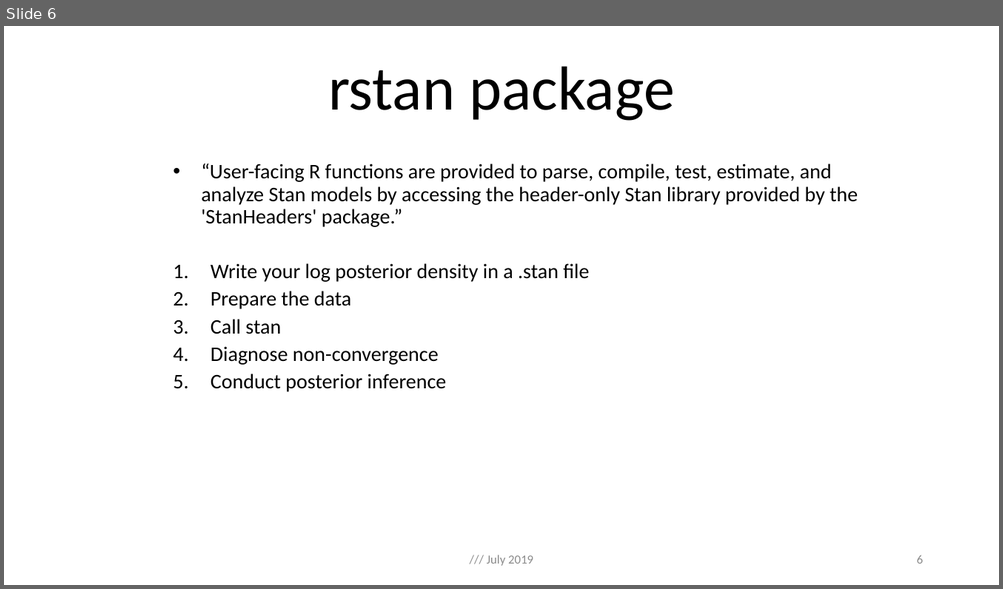
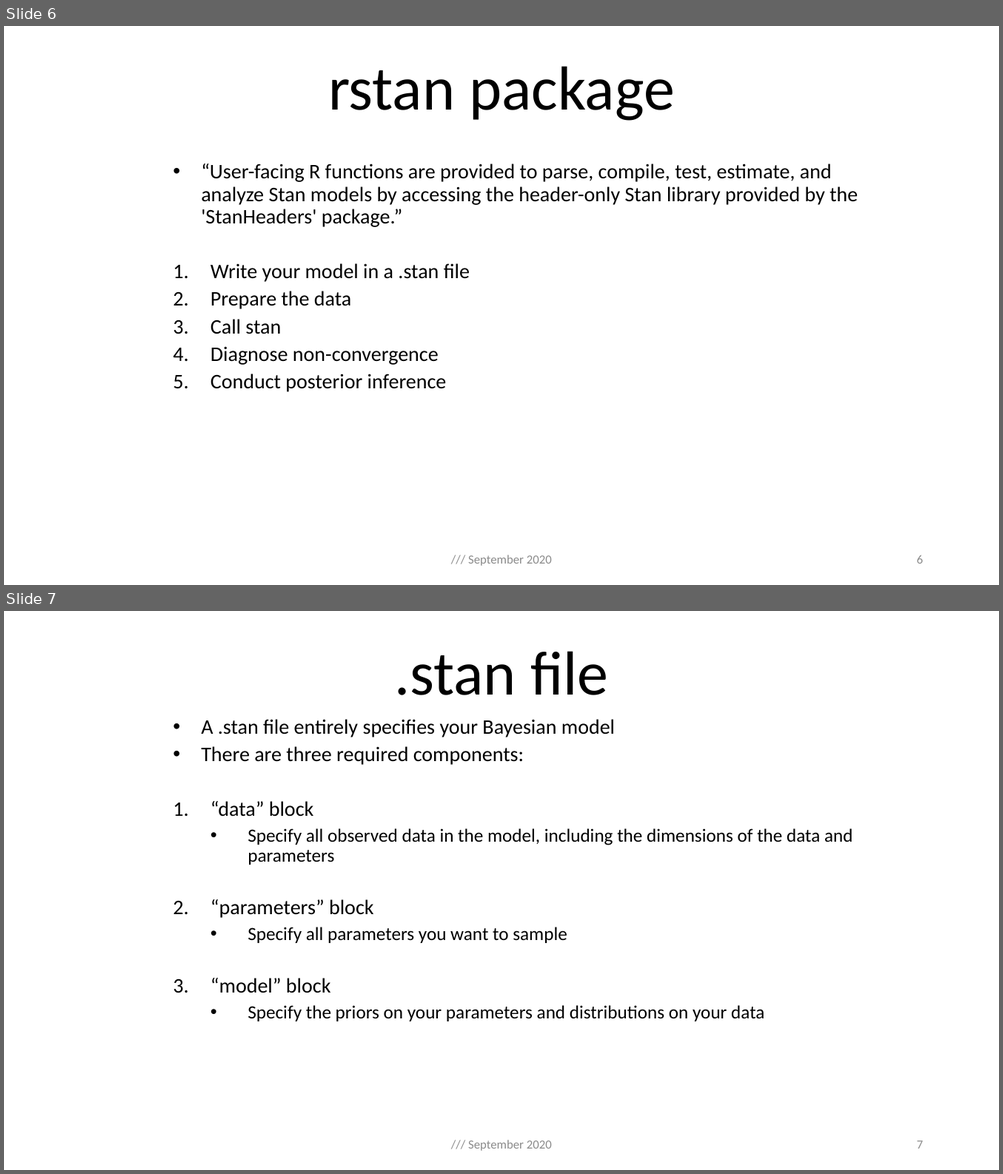
Before and after one commit to ilaga/RStan-Workshop, a slide deck: rstan_pp.pptx. Shown one above the other, each under a label of ours: slide 6 before the commit, slides 6 and 7 after it. The pictures are 1003x589 and 1003x1174 pixels, drawn with LibreOffice and Linux fonts; fonts in the diff are those of the drawing. Boxes give left, top, right and bottom in pixels: in the first picture for what was removed or moved away, otherwise in the second. Text is boxed around its words. In the diff, an @@ line names an element or a change of style, - is before the commit and + after.

```diff
--- a/rstan_pp.pptx
+++ b/rstan_pp.pptx
@@ slide 7 added at (4, 611, 999, 1170), background #FFFFFF @@
@@ title added at (394, 651, 608, 695), 60 pt, text #000000 @@
+.stan file
@@ subtitle added at (201, 719, 853, 1022), 18 pt, text #000000 @@
+  • A .stan file entirely specifies your Bayesian model
+  • There are three required components:
+  1. “data” block
+    • Specify all observed data in the model, including the dimensions of the data and parameters
+  2. “parameters” block
+    • Specify all parameters you want to sample
+  3. “model” block
+    • Specify the priors on your parameters and distributions on your data
@@ text added at (468, 1140, 552, 1151), 12 pt, text #8C8C8C @@
+/// September 2020
@@ page number added at (916, 1141, 922, 1149), 12 pt, text #8C8C8C @@
+7
@@ slide 6 changed as well @@
@@ subtitle at (210, 264, 469, 282): text changed @@
-  1. Write your log posterior density in a .stan file
+  1. Write your model in a .stan file
@@ text at (468, 555, 552, 566): text changed @@
-/// July 2019
+/// September 2020
```
Also in this commit, not shown: 10 other slides changed, 5 other slides added, 1 other file.
